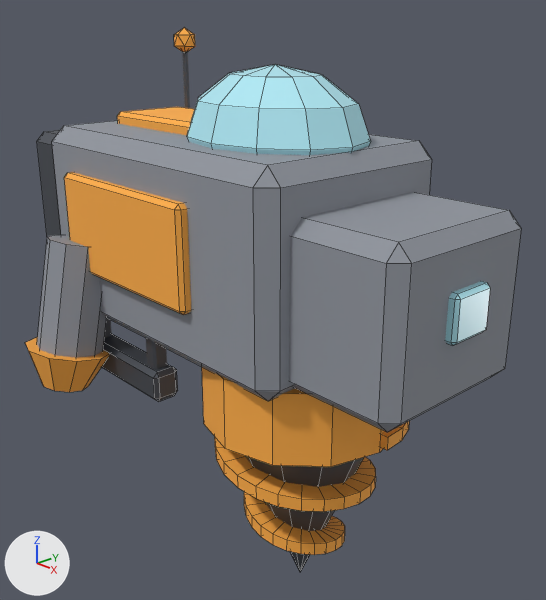
Renders of the Blender file assets/blender/mining_pod.blend from each side of a commit.
Both versions are drawn from a 50 mm camera at (7.05, -5.74, 4.62) aimed at (0.22, 0.5, 1.24). Lighting does not change. The marker at lower left points along +X, +Y and +Z. The first picture is the older version. Mesh edges are drawn as thin lines on the coarser meshes.

Objects in the first picture: 'Cockpit', 'Drill', 'DrillCollar', 'DrillHelix', 'Headlight', 'Hull', 'Nose', 'PanelR', 'SkidR', 'ThrusterR', 'ThrusterRNozzle', 'TopStripe' and 5 more.
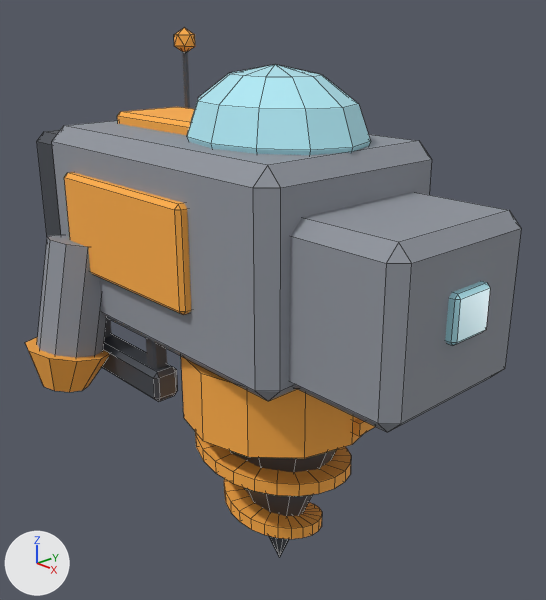
Location of each change, (x1, y1, x2, y2) in pixels of the pictures (546 x 600 px):
```json
{"object": "DrillCollar", "change": "moved", "before": [202, 367, 384, 467], "after": [181, 356, 363, 458]}
{"object": "DrillHelix", "change": "moved", "before": [214, 421, 409, 555], "after": [195, 418, 375, 539]}
{"object": "Drill", "change": "moved", "before": [244, 455, 364, 572], "after": [229, 449, 337, 557]}
```

Scene script edits in JSON lines:
```json
{"op": "set", "path": "ob_drillhelix.location", "old": "(1.3, 0.0, 0.0)", "new": "(0.9, 0.0, 0.0)"}
{"op": "set", "path": "ob_drillcollar.location", "old": "(1.3, 0.0, 0.62)", "new": "(0.9, 0.0, 0.55)"}
{"op": "set", "path": "ob_drill.location", "old": "(1.3, 0.0, -0.8)", "new": "(0.9, 0.0, -0.8)"}
```
